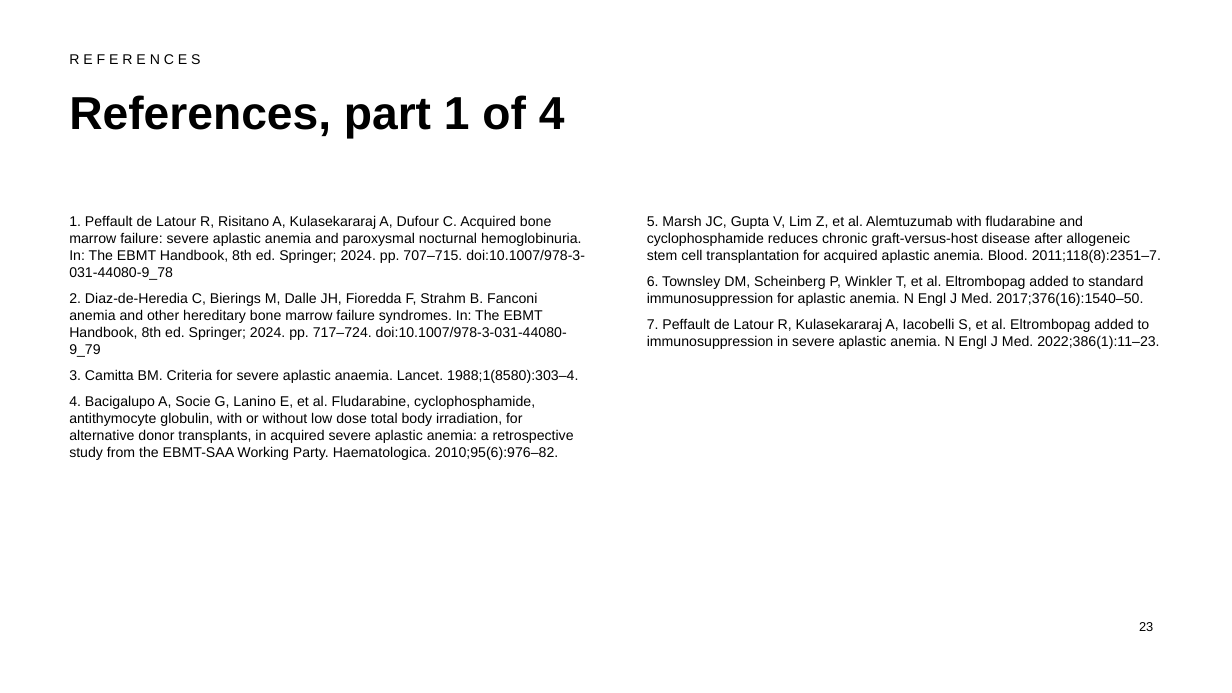
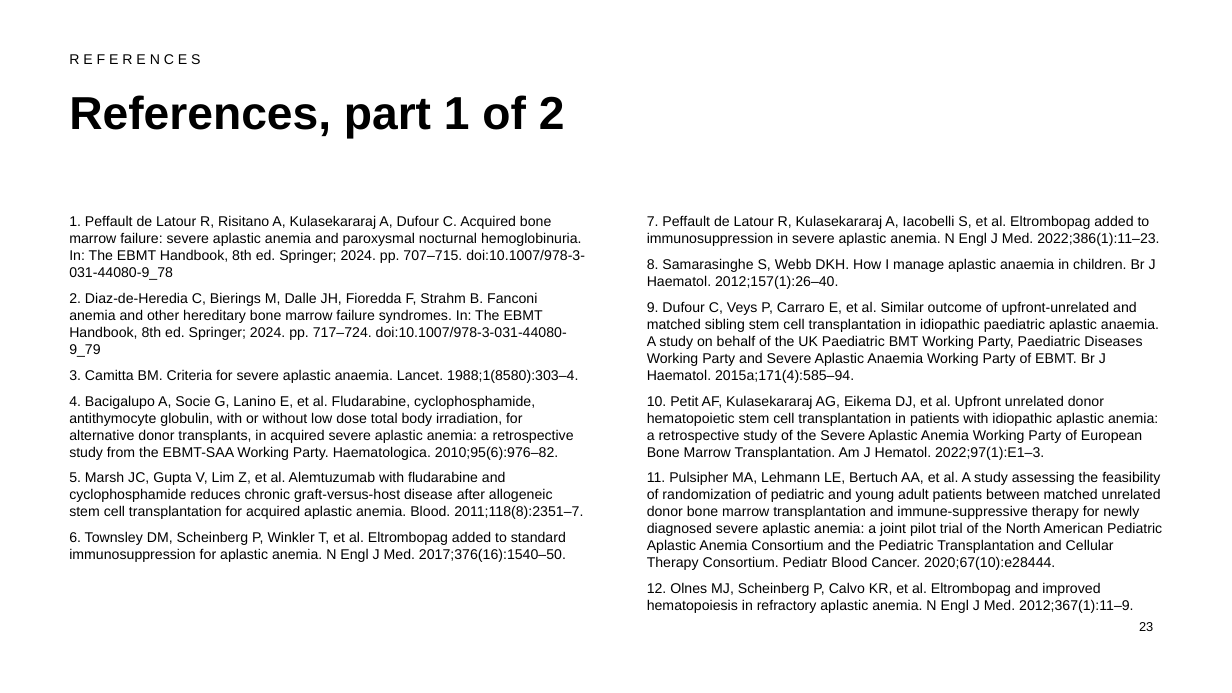
Before and after one commit to htlin222/ebmt-handbook-skill, a slide deck: slide 23 of slides/decks/s25-aplastic-anaemia-ibmfs.pptx. Drawn at 1232x693 pixels with LibreOffice and Linux fonts; fonts in the diff are those of the drawing. Boxes give left, top, right and bottom in pixels: in the first picture for what was removed or moved away, otherwise in the second. Text is boxed around its words. In the diff, an @@ line names an element or a change of style, - is before the commit and + after.

```diff
--- a/slides/decks/s25-aplastic-anaemia-ibmfs.pptx
+++ b/slides/decks/s25-aplastic-anaemia-ibmfs.pptx
@@ title at box(69, 95, 565, 139): text changed @@
-References, part 1 of 4
+References, part 1 of 2
@@ text at box(647, 215, 1161, 306): paragraphs removed @@
-5. Marsh JC, Gupta V, Lim Z, et al. Alemtuzumab with fludarabine and cyclophosphamide reduces chronic graft-versus-host disease after allogeneic stem cell transplantation for acquired aplastic anemia. Blood. 2011;118(8):2351–7.
-6. Townsley DM, Scheinberg P, Winkler T, et al. Eltrombopag added to standard immunosuppression for aplastic anemia. N Engl J Med. 2017;376(16):1540–50.
@@ text at box(647, 258, 1162, 613): paragraphs added @@
+8. Samarasinghe S, Webb DKH. How I manage aplastic anaemia in children. Br J Haematol. 2012;157(1):26–40.
+9. Dufour C, Veys P, Carraro E, et al. Similar outcome of upfront-unrelated and matched sibling stem cell transplantation in idiopathic paediatric aplastic anaemia. A study on behalf of the UK Paediatric BMT Working Party, Paediatric Diseases Working Party and Severe Aplastic Anaemia Working Party of EBMT. Br J Haematol. 2015a;171(4):585–94.
+10. Petit AF, Kulasekararaj AG, Eikema DJ, et al. Upfront unrelated donor hematopoietic stem cell transplantation in patients with idiopathic aplastic anemia: a retrospective study of the Severe Aplastic Anemia Working Party of European Bone Marrow Transplantation. Am J Hematol. 2022;97(1):E1–3.
+11. Pulsipher MA, Lehmann LE, Bertuch AA, et al. A study assessing the feasibility of randomization of pediatric and young adult patients between matched unrelated donor bone marrow transplantation and immune-suppressive therapy for newly diagnosed severe aplastic anemia: a joint pilot trial of the North American Pediatric Aplastic Anemia Consortium and the Pediatric Transplantation and Cellular Therapy Consortium. Pediatr Blood Cancer. 2020;67(10):e28444.
+12. Olnes MJ, Scheinberg P, Calvo KR, et al. Eltrombopag and improved hematopoiesis in refractory aplastic anemia. N Engl J Med. 2012;367(1):11–9.
@@ text at box(69, 471, 583, 562): paragraphs added @@
+5. Marsh JC, Gupta V, Lim Z, et al. Alemtuzumab with fludarabine and cyclophosphamide reduces chronic graft-versus-host disease after allogeneic stem cell transplantation for acquired aplastic anemia. Blood. 2011;118(8):2351–7.
+6. Townsley DM, Scheinberg P, Winkler T, et al. Eltrombopag added to standard immunosuppression for aplastic anemia. N Engl J Med. 2017;376(16):1540–50.
```
Also in this commit, not shown: 5 other slides changed, 2 slides removed, 22 other files.
